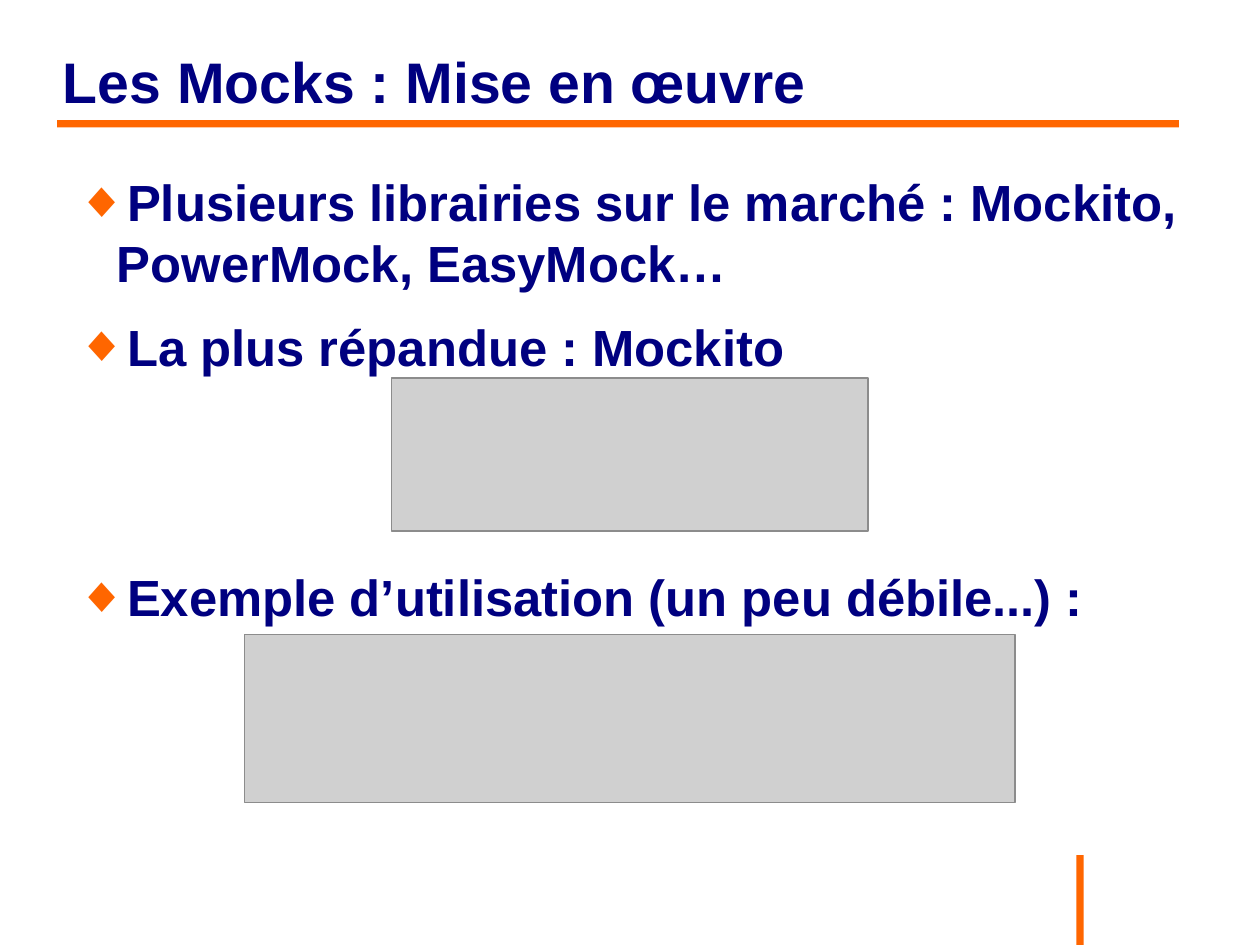
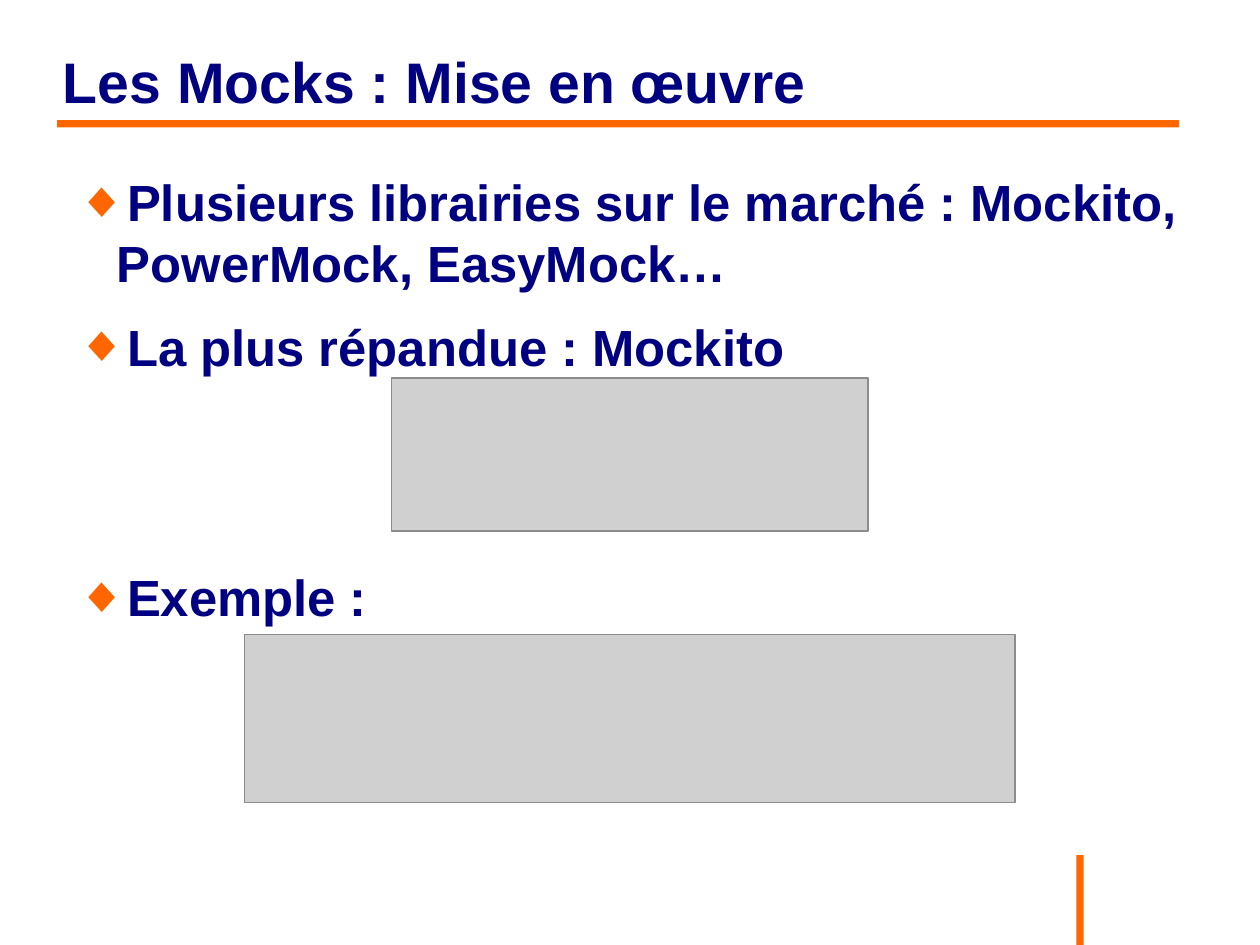
Before and after one commit to philphils/tests-unitaires-et-moins-unitaires, a slide deck: slide 45 of tests-unitaires-cours/nouveauDiapo/diapo_tests_unitaires.odp. Drawn at 1260x945 pixels with LibreOffice and Linux fonts; fonts in the diff are those of the drawing; grey boxes stand for pictures; background and template pictures are left out. Boxes give left, top, right and bottom in pixels: in the first picture for what was removed or moved away, otherwise in the second. Text is boxed around its words. In the diff, an @@ line names an element or a change of style, - is before the commit and + after.

```diff
--- a/tests-unitaires-cours/nouveauDiapo/diapo_tests_unitaires.odp
+++ b/tests-unitaires-cours/nouveauDiapo/diapo_tests_unitaires.odp
@@ text at box(127, 579, 336, 627): text changed @@
-◆ Exemple d’utilisation (un peu débile...) :
+◆ Exemple :
```
Also in this commit, not shown: 7 other slides changed.
